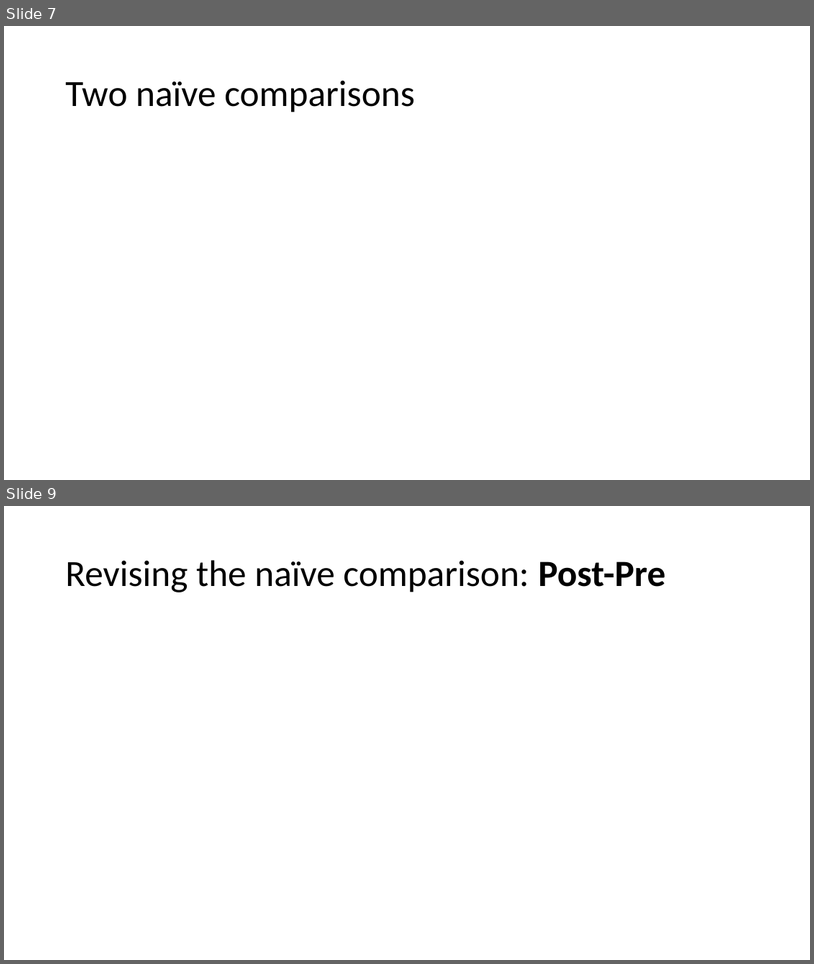
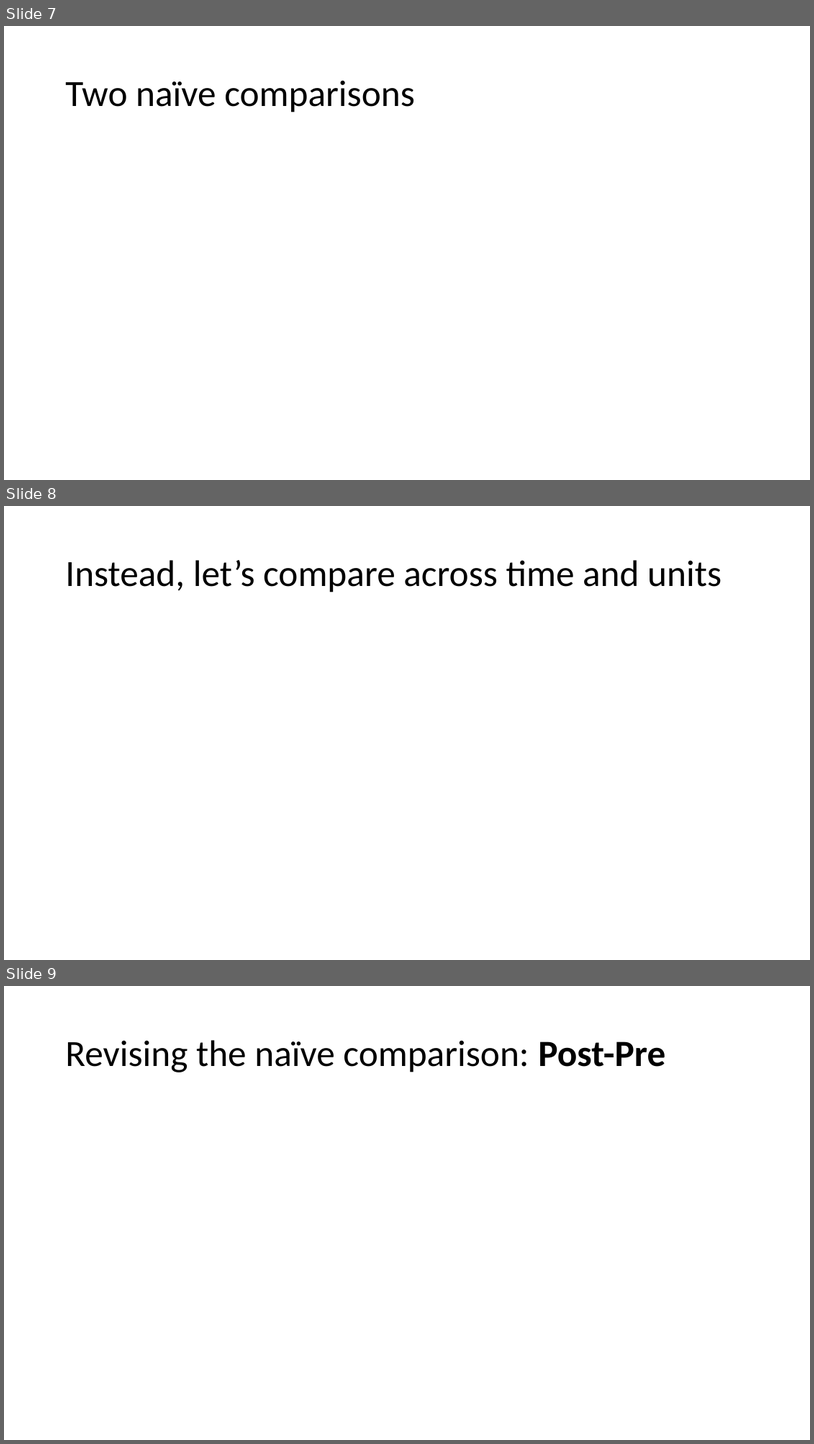
Before and after one commit to shoepaladin/causalinference_crashcourse, a slide deck: Powerpoints/6 DiffnDiff (WIP).pptx. Shown one above the other, each under a label of ours: slides 7 and 9 before the commit, slides 7, 8 and 9 after it; the slides between them are not shown. The pictures are 814x964 and 814x1444 pixels, drawn with LibreOffice and Linux fonts; fonts in the diff are those of the drawing; grey boxes stand for pictures. Boxes give left, top, right and bottom in pixels: in the first picture for what was removed or moved away, otherwise in the second. Text is boxed around its words. In the diff, an @@ line names an element or a change of style, - is before the commit and + after.

```diff
--- a/Powerpoints/6 DiffnDiff (WIP).pptx
+++ b/Powerpoints/6 DiffnDiff (WIP).pptx
@@ slide 8 added at box(4, 506, 810, 960), background #FFFFFF @@
@@ title added at box(65, 560, 722, 592), 44 pt, text #000000 @@
+Instead, let’s compare across time and units
```
Also in this commit, not shown: 1 slide changed, 5 other slides added, 2 slides removed, 5 other files.
